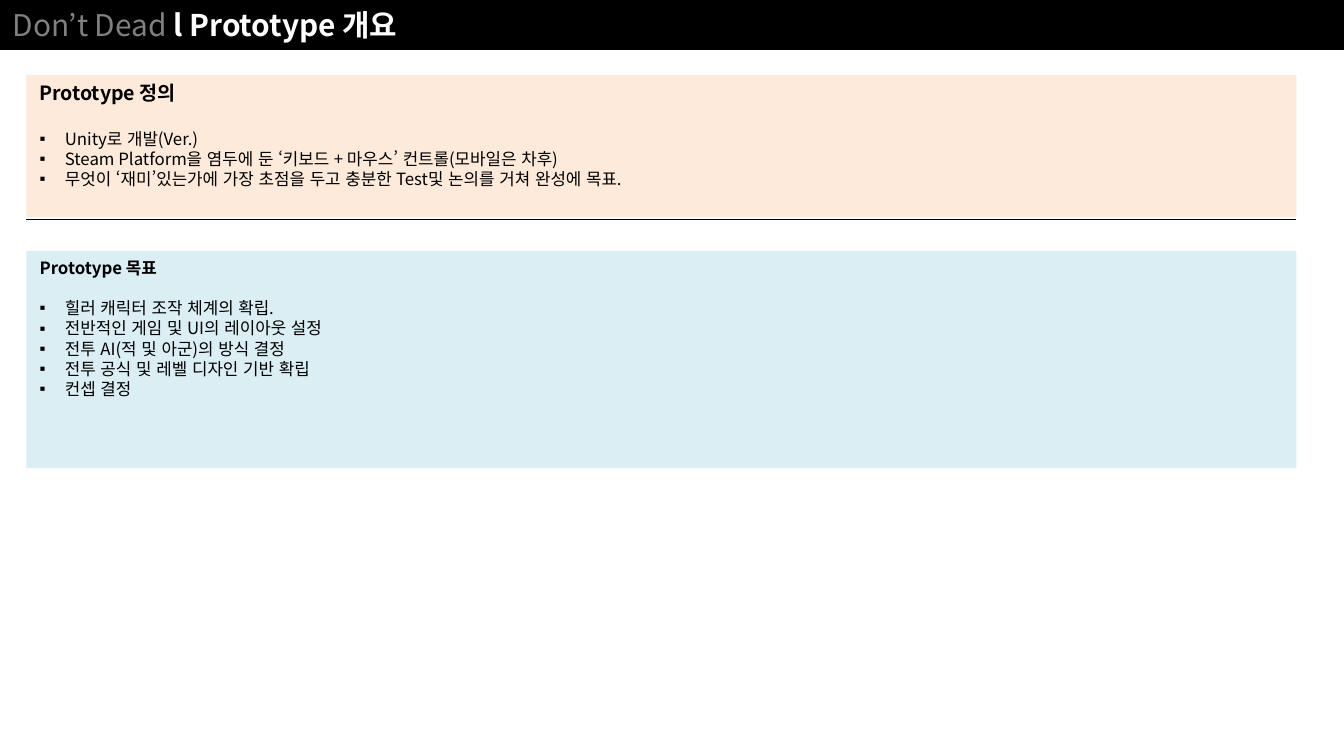
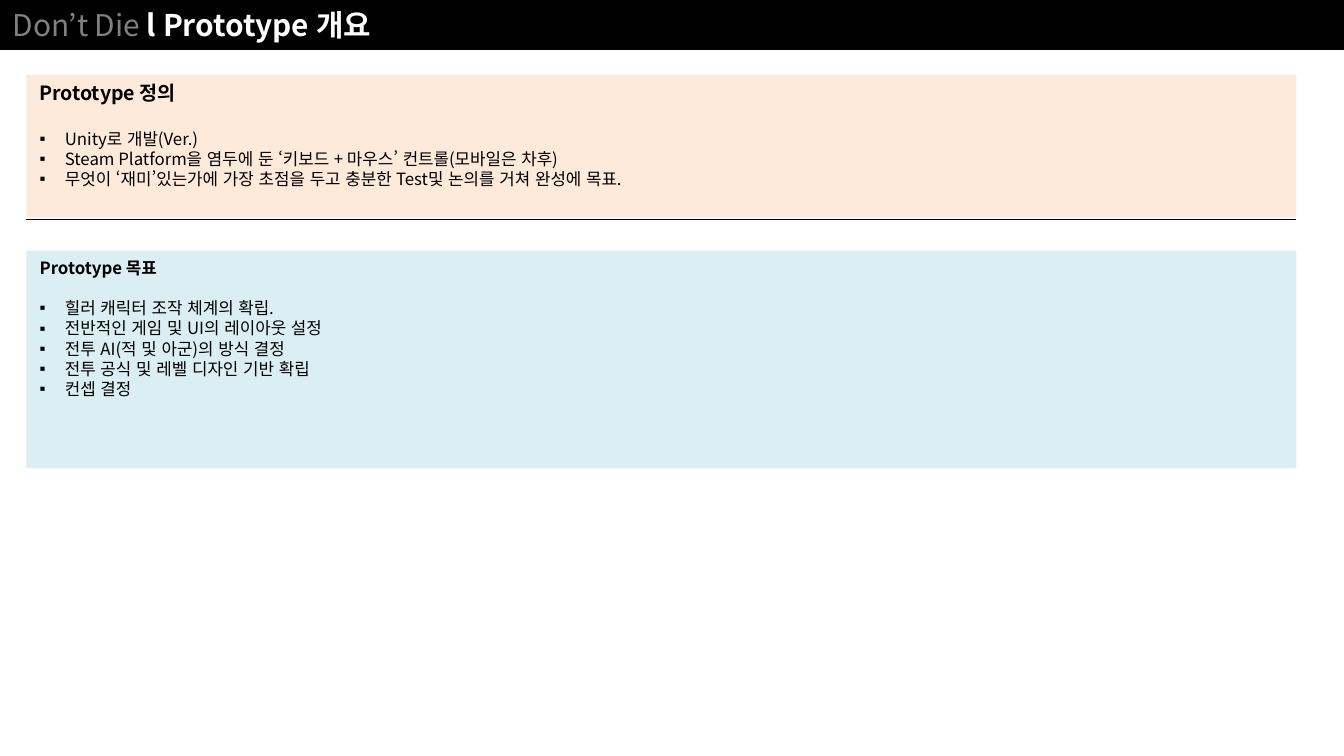
Before and after one commit to NoahCalhoun/DontDie, a slide deck: slide 3 of DDDocument/Don't Die ProtoType.pptx. Drawn at 1344x756 pixels with LibreOffice and Linux fonts; fonts in the diff are those of the drawing. Boxes give left, top, right and bottom in pixels: in the first picture for what was removed or moved away, otherwise in the second. Text is boxed around its words. In the diff, an @@ line names an element or a change of style, - is before the commit and + after.

```diff
--- a/DDDocument/Don't Die ProtoType.pptx
+++ b/DDDocument/Don't Die ProtoType.pptx
@@ text in rectangle at (13, 11, 371, 43): text changed @@
-Don’t Dead l Prototype 개요
+Don’t Die l Prototype 개요
```
Also in this commit, not shown: 8 other slides changed, 1 slide added.
